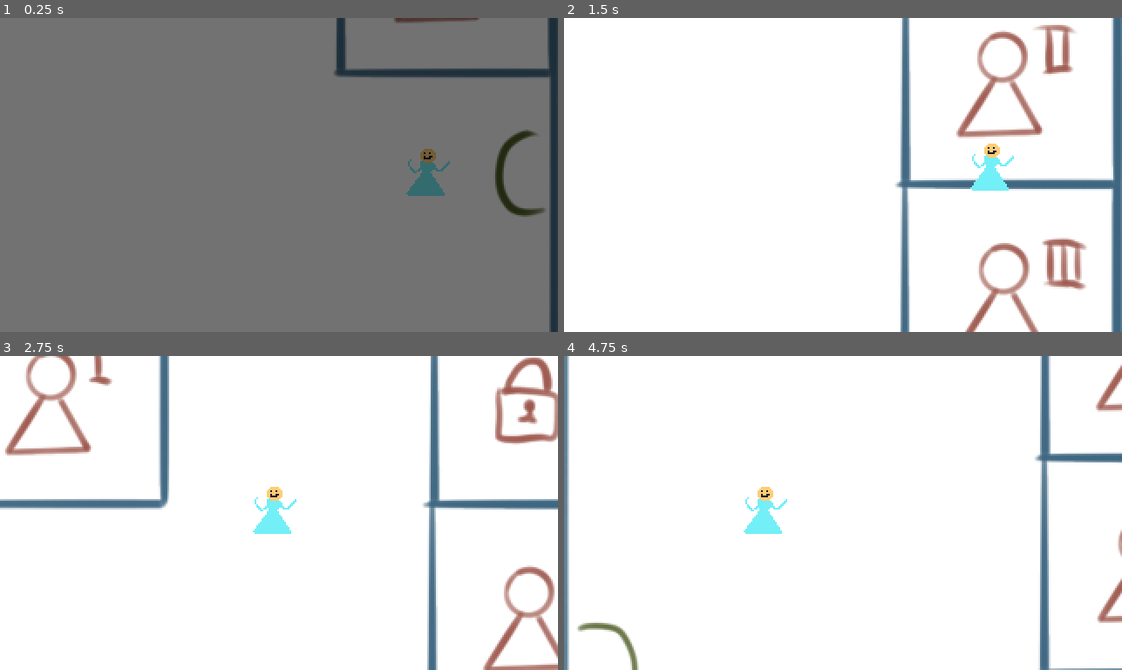
Above: before the commit, frames 1-4 (two rows, left to right).
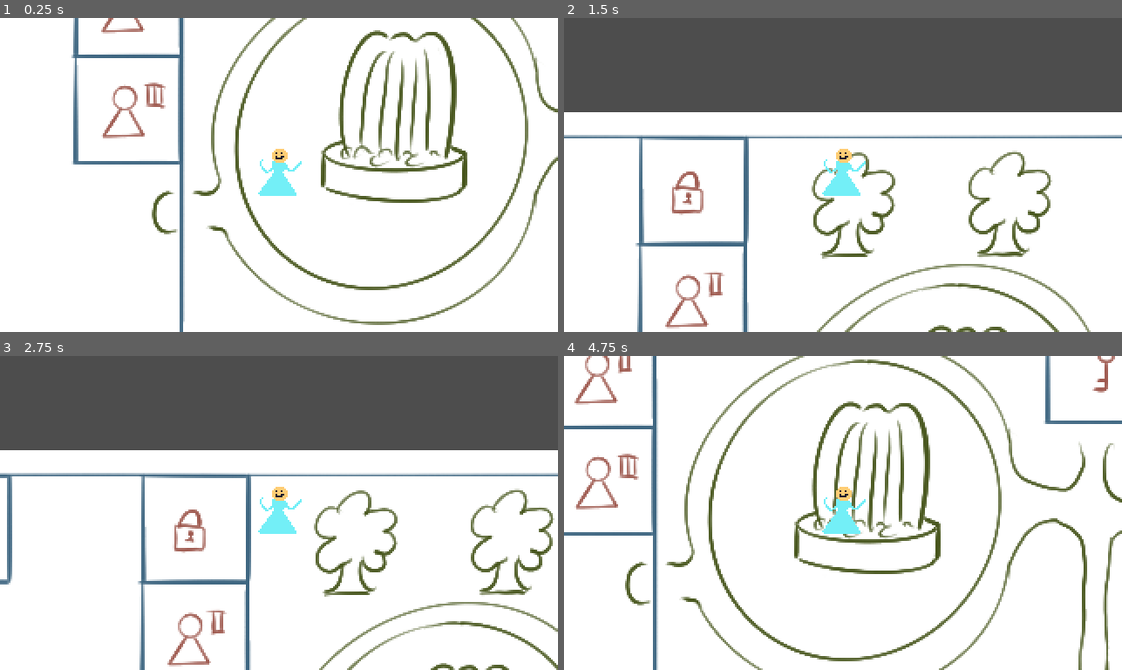
Above: after the commit, the same moments.

Repository: Guzel2/game_jam
Game: Godot game, scene res://scenes/main.tscn
Two runs of this game, one before a commit and one after it. Both use one fixed random seed, a clock stepped at 60 frames per second and the inputs below.
Inputs:
- Up to frame 1 (0.25 s): no input
- Up to frame 2 (1.5 s): hold W (up) from 0.53 s (still down)
- Up to frame 3 (2.75 s): release W (up) at 2.03 s; hold A (left) from 2.03 s (still down)
- Up to frame 4 (4.75 s): release A (left) at 3.53 s; hold S (down) 3.53-4.28 s; hold D (right) from 4.28 s (still down)

The runs differ from the first frame. In frame 1, 100% of the frame differs, in the area x 0-100%, y 0-100%; in frame 2, 43%; in frame 3, 41%; in frame 4, 16%.

Commit message:
import changes

Diff:
--- /dev/null
+++ b/godot project/scenes/basic_movement_showcase.tscn
@@ -0,0 +1,92 @@
+[gd_scene load_steps=12 format=3 uid="uid://cpgvdoqab2q5w"]
+
+[ext_resource type="Texture2D" uid="uid://d05j2ec4nel45" path="res://sprites/backgrounds/temp_map.png" id="1_e0ruc"]
+[ext_resource type="Script" path="res://scenes/player.gd" id="1_wknu0"]
+[ext_resource type="Texture2D" uid="uid://bp3wqld5qrcq2" path="res://sprites/player.png" id="2_06q6l"]
+
+[sub_resource type="RectangleShape2D" id="RectangleShape2D_86611"]
+size = Vector2(32, 32)
+
+[sub_resource type="SpriteFrames" id="SpriteFrames_td4h3"]
+animations = [{
+"frames": [{
+"duration": 1.0,
+"texture": ExtResource("2_06q6l")
+}],
+"loop": true,
+"name": &"default",
+"speed": 5.0
+}]
+
+[sub_resource type="RectangleShape2D" id="RectangleShape2D_jgkwx"]
+size = Vector2(62, 181)
+
+[sub_resource type="RectangleShape2D" id="RectangleShape2D_377ov"]
+size = Vector2(58, 58)
+
+[sub_resource type="RectangleShape2D" id="RectangleShape2D_ipmf0"]
+size = Vector2(55, 58)
+
+[sub_resource type="RectangleShape2D" id="RectangleShape2D_1xhhq"]
+size = Vector2(543, 20)
+
+[sub_resource type="RectangleShape2D" id="RectangleShape2D_nivas"]
+size = Vector2(20, 373)
+
+[sub_resource type="RectangleShape2D" id="RectangleShape2D_y5qfv"]
+size = Vector2(59.5, 62)
+
+[node name="basic_movement_showcase" type="Node2D"]
+
+[node name="TempMap" type="Sprite2D" parent="."]
+scale = Vector2(0.2, 0.2)
+texture = ExtResource("1_e0ruc")
+
+[node name="player" type="CharacterBody2D" parent="."]
+script = ExtResource("1_wknu0")
+
+[node name="col" type="CollisionShape2D" parent="player"]
+shape = SubResource("RectangleShape2D_86611")
+
+[node name="sprite" type="AnimatedSprite2D" parent="player"]
+sprite_frames = SubResource("SpriteFrames_td4h3")
+
+[node name="camera" type="Camera2D" parent="player"]
+
+[node name="static" type="StaticBody2D" parent="."]
+
+[node name="CollisionShape2D" type="CollisionShape2D" parent="static"]
+position = Vector2(-85, -99.5)
+shape = SubResource("RectangleShape2D_jgkwx")
+
+[node name="CollisionShape2D2" type="CollisionShape2D" parent="static"]
+position = Vector2(-222, -160)
+shape = SubResource("RectangleShape2D_377ov")
+
+[node name="CollisionShape2D3" type="CollisionShape2D" parent="static"]
+position = Vector2(-223.5, 155)
+shape = SubResource("RectangleShape2D_ipmf0")
+
+[node name="CollisionShape2D4" type="CollisionShape2D" parent="static"]
+position = Vector2(-0.5, 196)
+shape = SubResource("RectangleShape2D_1xhhq")
+
+[node name="CollisionShape2D5" type="CollisionShape2D" parent="static"]
+position = Vector2(-4, -195)
+shape = SubResource("RectangleShape2D_1xhhq")
+
+[node name="CollisionShape2D6" type="CollisionShape2D" parent="static"]
+position = Vector2(-263, 0.5)
+shape = SubResource("RectangleShape2D_nivas")
+
+[node name="CollisionShape2D7" type="CollisionShape2D" parent="static"]
+position = Vector2(267, -5)
+shape = SubResource("RectangleShape2D_nivas")
+
+[node name="Area2D" type="Area2D" parent="."]
+
+[node name="CollisionShape2D" type="CollisionShape2D" parent="Area2D"]
+position = Vector2(199.75, -103)
+shape = SubResource("RectangleShape2D_y5qfv")
+
+[connection signal="body_entered" from="Area2D" to="player" method="_on_area_2d_body_entered"]
--- /dev/null
+++ b/godot project/scenes/gameplay.tscn
@@ -0,0 +1,33 @@
+[gd_scene load_steps=6 format=3 uid="uid://ddnrff8wxwbs5"]
+
+[ext_resource type="Script" path="res://scenes/gameplay.gd" id="1_nbvfi"]
+[ext_resource type="Script" path="res://scenes/player.gd" id="2_qxca5"]
+[ext_resource type="Texture2D" uid="uid://bp3wqld5qrcq2" path="res://sprites/player.png" id="3_b2ncv"]
+
+[sub_resource type="RectangleShape2D" id="RectangleShape2D_exjws"]
+size = Vector2(32, 32)
+
+[sub_resource type="SpriteFrames" id="SpriteFrames_ahch0"]
+animations = [{
+"frames": [{
+"duration": 1.0,
+"texture": ExtResource("3_b2ncv")
+}],
+"loop": true,
+"name": &"default",
+"speed": 5.0
+}]
+
+[node name="gameplay" type="Node2D"]
+script = ExtResource("1_nbvfi")
+
+[node name="player" type="CharacterBody2D" parent="."]
+script = ExtResource("2_qxca5")
+
+[node name="col" type="CollisionShape2D" parent="player"]
+shape = SubResource("RectangleShape2D_exjws")
+
+[node name="sprite" type="AnimatedSprite2D" parent="player"]
+sprite_frames = SubResource("SpriteFrames_ahch0")
+
+[node name="camera" type="Camera2D" parent="."]
--- a/godot project/scenes/main.tscn
+++ b/godot project/scenes/main.tscn
@@ -1,37 +1,9 @@
-[gd_scene load_steps=7 format=3 uid="uid://cgx23shdat63w"]
+[gd_scene load_steps=3 format=3 uid="uid://cgx23shdat63w"]
 
 [ext_resource type="Script" path="res://scenes/main.gd" id="1_c5vvo"]
-[ext_resource type="Script" path="res://scenes/player.gd" id="1_khcnq"]
-[ext_resource type="Texture2D" uid="uid://bp3wqld5qrcq2" path="res://sprites/player.png" id="1_qvs7w"]
-[ext_resource type="Script" path="res://scenes/gameplay.gd" id="1_u752h"]
-
-[sub_resource type="RectangleShape2D" id="RectangleShape2D_exjws"]
-size = Vector2(32, 32)
-
-[sub_resource type="SpriteFrames" id="SpriteFrames_ahch0"]
-animations = [{
-"frames": [{
-"duration": 1.0,
-"texture": ExtResource("1_qvs7w")
-}],
-"loop": true,
-"name": &"default",
-"speed": 5.0
-}]
+[ext_resource type="PackedScene" uid="uid://cpgvdoqab2q5w" path="res://scenes/basic_movement_showcase.tscn" id="2_bht6c"]
 
 [node name="main" type="Node2D"]
 script = ExtResource("1_c5vvo")
 
-[node name="gameplay" type="Node2D" parent="."]
-script = ExtResource("1_u752h")
-
-[node name="player" type="CharacterBody2D" parent="gameplay"]
-script = ExtResource("1_khcnq")
-
-[node name="col" type="CollisionShape2D" parent="gameplay/player"]
-shape = SubResource("RectangleShape2D_exjws")
-
-[node name="sprite" type="AnimatedSprite2D" parent="gameplay/player"]
-sprite_frames = SubResource("SpriteFrames_ahch0")
-
-[node name="camera" type="Camera2D" parent="gameplay"]
+[node name="basic_movement_showcase" parent="." instance=ExtResource("2_bht6c")]
--- a/godot project/scenes/player.gd
+++ b/godot project/scenes/player.gd
@@ -15,3 +15,8 @@
 	move_and_slide() #das ist eine eingebaute function die mit sachen collidiert. so etwa kann man leicht an einer wand lang sliden
 	#eine alternative idee ohne collision ist folgendes:
 	#position += dir * speed * (delta * 60) #hier wird noch delta * 60 dazu gerechnet, damit bei framedrops der char gleich schnell ist
+
+
+func _on_area_2d_body_entered(body):
+	if body == self:
+		print('yay I found a secret')
Not shown, added: godot project/export_presets.cfg
Not shown, added: godot project/sprites/characters/player.png.import
